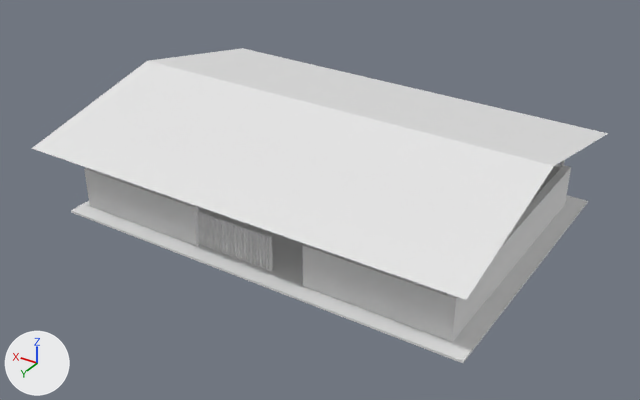
The Blender file data/blander/cheku_001_bind.blend as it was, and as the next commit left it.
One viewpoint serves both versions: a 50 mm camera at (-6.87, 11.01, 7.9) aimed at (0.26, -0.28, 0.37). The lights are fixed; the arrows at lower left show +X, +Y and +Z. Materials are left out; every surface is plain grey.

Names of what the first picture shows: '立方体.005'.
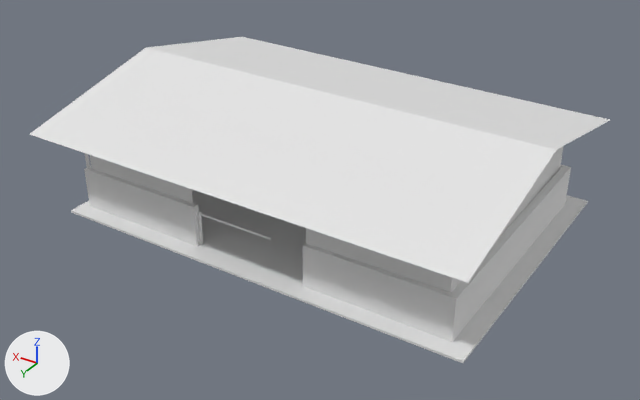
Scene script edits in JSON lines:
```json
{"block": "me_立方体_003", "where": "# used by ob_立方体_005; location = (0.25, -0.66, 0.05); rotation_euler = (0.0, 0.0, 4.702), in degrees (0, 0, 269); scale = (2.63, 3.76, 0.0201)"}
{"op": "remove", "block": "me_立方体_003", "code": "me_立方体_003.from_pydata(...)  # 902 vertices, 562 faces; spans x -1.1..1.1, y -1.0..1.1, z -1.0..93.6"}
{"op": "add", "block": "me_立方体_003", "code": "me_立方体_003.from_pydata(...)  # 246 vertices, 155 faces; spans x -1.1..1.1, y -1.0..1.1, z -2.9..106.6"}
{"block": "me_立方体_003", "change": "me_立方体_003 part 1: the loose piece of 48 vertices spanning x -0.9, y 0.9..1.0, z 0.2..68.3 is scaled about its middle by (1, 1, 1.19), then moved by (0.0, 0.0, 3.3)"}
{"block": "me_立方体_003", "change": "me_立方体_003 part 2: the loose piece of 6 vertices spanning x -1.1..1.1, y -1.0..1.1, z 61.9..93.6 is moved by (0.0, 0.0, 13.1)"}
{"block": "me_立方体_003", "change": "me_立方体_003 part 3: the loose piece of 48 vertices spanning x 0.0, y 0.3, z 0.2..90.7 is rebuilt with 16 vertices and now spans x -0.9..0.9, y -0.9..0.9, z 35.5..99.1"}
{"block": "me_立方体_003", "change": "me_立方体_003 part 4: 38 loose pieces with 624 vertices, spanning x -0.9..0.9, y -0.9..0.3, z -0.4..90.7, are deleted"}
```

Boxes [x1, y1, x2, y2] around the edits, measured in the pictures (640 x 400 px; the box of a moved part takes in the faces that stretch with it):
```json
{"object": "立方体.005", "change": "reshaped", "before": [32, 48, 608, 363], "after": [30, 37, 610, 363]}
{"part": 1, "of": "me_立方体_003", "change": "moved or reshaped", "after": [85, 153, 90, 169], "on screen": "not visible before"}
{"part": 2, "of": "me_立方体_003", "change": "moved or reshaped", "before": [32, 48, 608, 300], "after": [30, 37, 610, 283]}
{"part": 3, "of": "me_立方体_003", "change": "rebuilt", "after": [90, 146, 564, 293], "on screen": "not visible before"}
{"part": 4, "of": "me_立方体_003", "change": "deleted", "before": [189, 160, 565, 295]}
```
